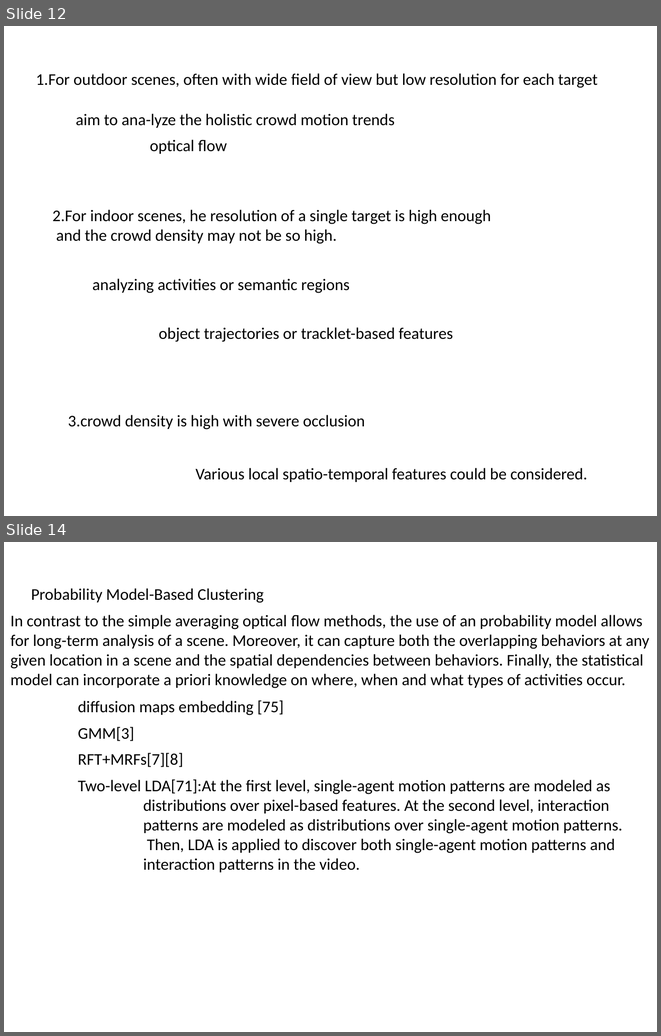
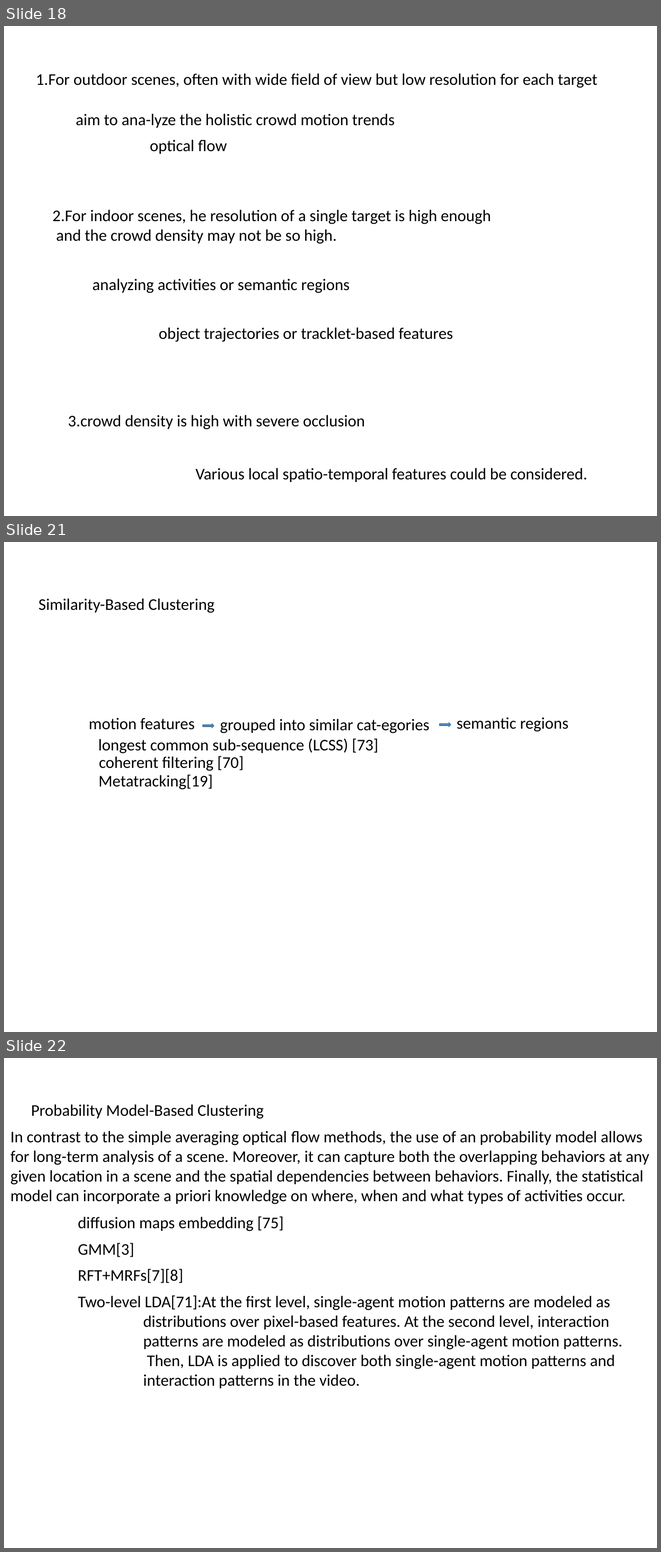
Before and after one commit to simayuhe/crowd-scene-survey, a slide deck: 群体行为分析综述.pptx. Shown one above the other, each under a label of ours: slides 12 and 14 before the commit, slides 18, 21 and 22 after it; the slides between them are not shown. The pictures are 661x1036 and 661x1552 pixels, drawn with LibreOffice and Linux fonts; fonts in the diff are those of the drawing. Boxes give left, top, right and bottom in pixels: in the first picture for what was removed or moved away, otherwise in the second. Text is boxed around its words. In the diff, an @@ line names an element or a change of style, - is before the commit and + after.

```diff
--- a/群体行为分析综述.pptx
+++ b/群体行为分析综述.pptx
@@ slide 21 added at (x1=4, y1=542, x2=657, y2=1032), background #FFFFFF @@
@@ text added at (x1=38, y1=598, x2=214, y2=613), 18 pt, text #000000 @@
+Similarity-Based Clustering
@@ text added at (x1=89, y1=717, x2=195, y2=730), 18 pt, text #000000 @@
+motion features
@@ right arrow added at (x1=203, y1=724, x2=214, y2=728), fill #5B9BD5, outline #43739E 1 pt @@
@@ text added at (x1=220, y1=718, x2=430, y2=733), 18 pt, text #000000 @@
+grouped into similar cat-egories
@@ right arrow added at (x1=440, y1=723, x2=451, y2=726), fill #5B9BD5, outline #43739E 1 pt @@
@@ text added at (x1=457, y1=717, x2=569, y2=732), 18 pt, text #000000 @@
+semantic regions
@@ text added at (x1=98, y1=738, x2=378, y2=753), 18 pt, text #000000 @@
+longest common sub-sequence (LCSS) [73]
@@ text added at (x1=99, y1=756, x2=244, y2=771), 18 pt, text #000000 @@
+coherent filtering [70]
@@ text added at (x1=98, y1=774, x2=213, y2=790), 18 pt, text #000000 @@
+Metatracking[19]
@@ what was slide 12 is now slide 18 @@
@@ what was slide 14 is now slide 22 @@
```
Also in this commit, not shown: 5 slides changed, 10 other slides added, 1 slide removed.
